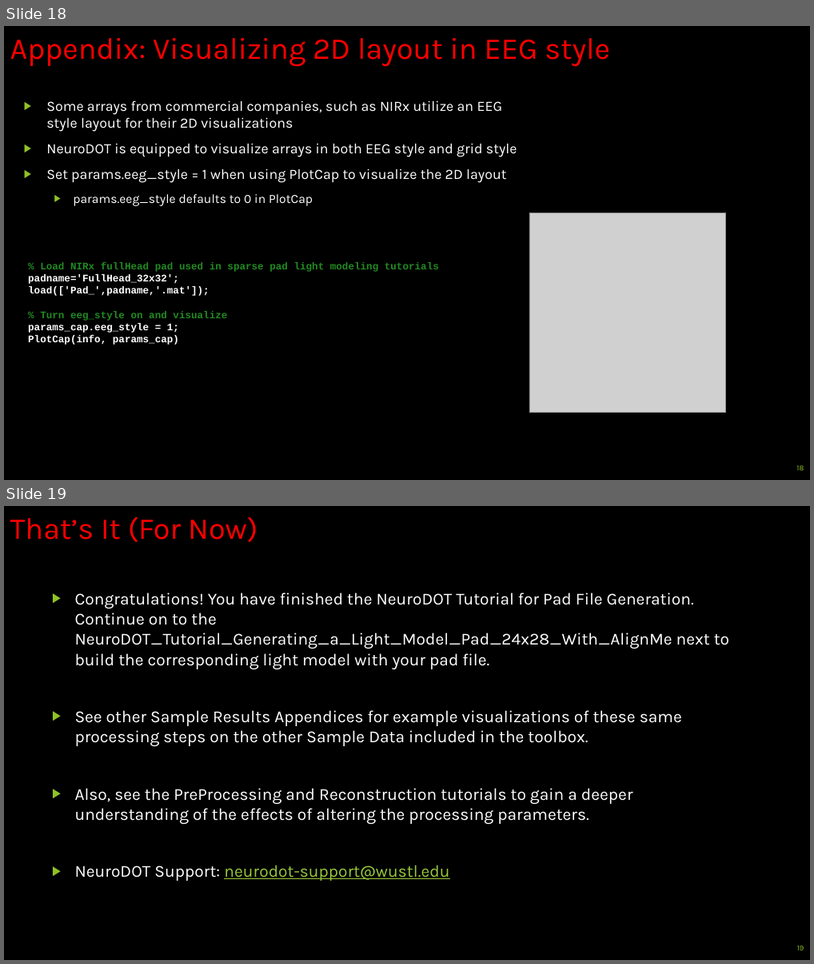
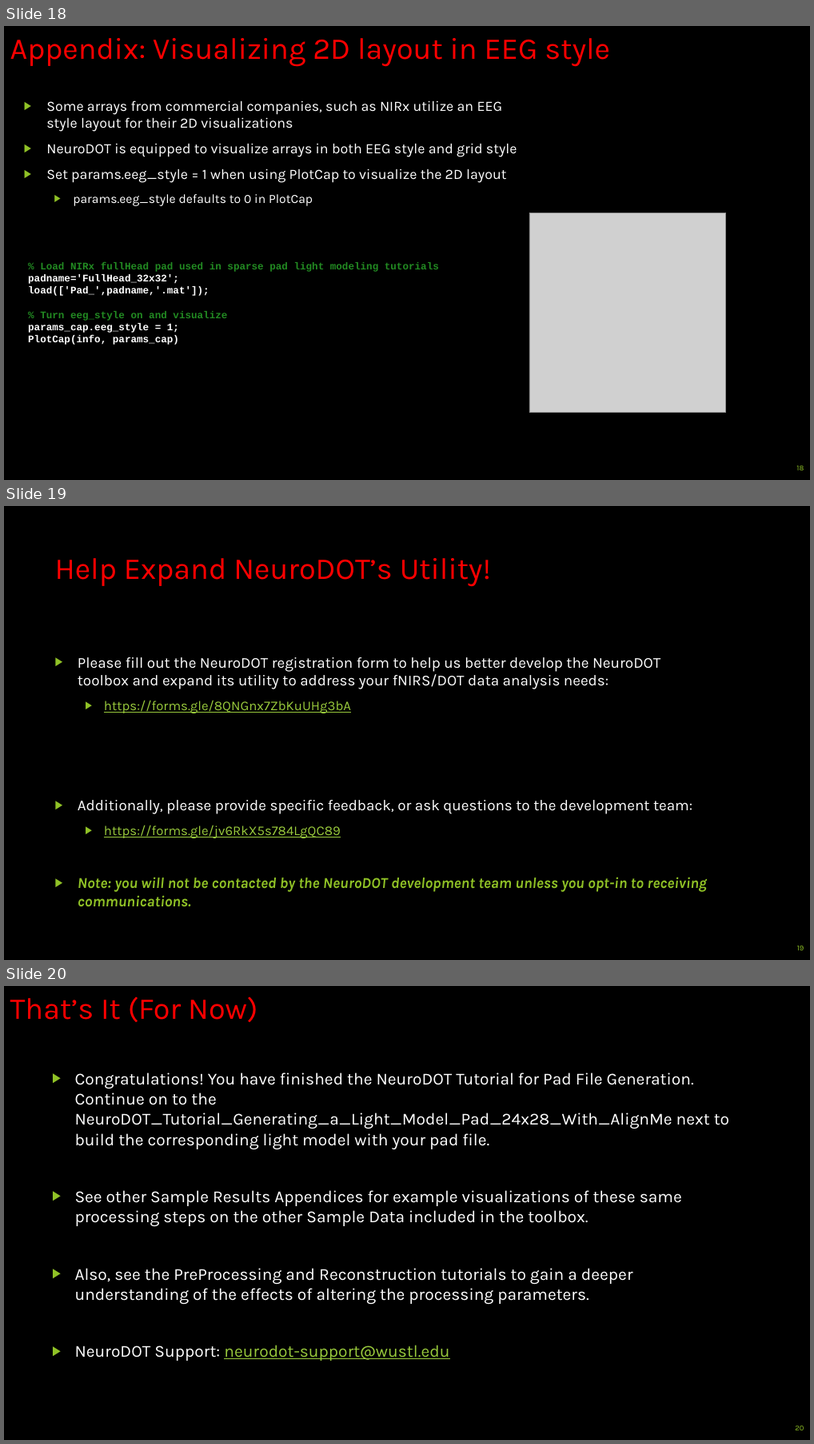
Before and after one commit to WUSTL-ORL/NeuroDOT, a slide deck: Documentation/Tutorials/NeuroDOT_Tutorial_PadFile_Generation.pptx. Shown one above the other, each under a label of ours: slides 18 and 19 before the commit, slides 18, 19 and 20 after it. The pictures are 814x964 and 814x1444 pixels, drawn with LibreOffice and Linux fonts; fonts in the diff are those of the drawing; grey boxes stand for pictures. Boxes give left, top, right and bottom in pixels: in the first picture for what was removed or moved away, otherwise in the second. Text is boxed around its words. In the diff, an @@ line names an element or a change of style, - is before the commit and + after.

Commit message:
Add links to registration and feedback forms

```diff
--- a/Documentation/Tutorials/NeuroDOT_Tutorial_PadFile_Generation.pptx
+++ b/Documentation/Tutorials/NeuroDOT_Tutorial_PadFile_Generation.pptx
@@ slide 19 added at <box>4,506,810,960</box>, background #000000 @@
@@ title added at <box>55,558,491,587</box>, 36 pt, text #FF0000 @@
+Help Expand NeuroDOT’s Utility!
@@ text added at <box>78,657,707,907</box>, 18 pt, text #FFFFFF @@
+▶ Please fill out the NeuroDOT registration form to help us better develop the NeuroDOT toolbox and expand its utility to address your fNIRS/DOT data analysis needs:
+  ▶ https://forms.gle/8QNGnx7ZbKuUHg3bA
+▶ Additionally, please provide specific feedback, or ask questions to the development team:
+  ▶ https://forms.gle/jv6RkX5s784LgQC89
+▶ Note: you will not be contacted by the NeuroDOT development team unless you opt-in to receiving communications.
@@ page number added at <box>798,945,805,950</box>, 9 pt, text #90C226 @@
+19
@@ what was slide 19 is now slide 20 @@
@@ page number at <box>795,1425,804,1430</box>: text changed @@
-19
+20
```
Also in this commit, not shown: 2 other files.
